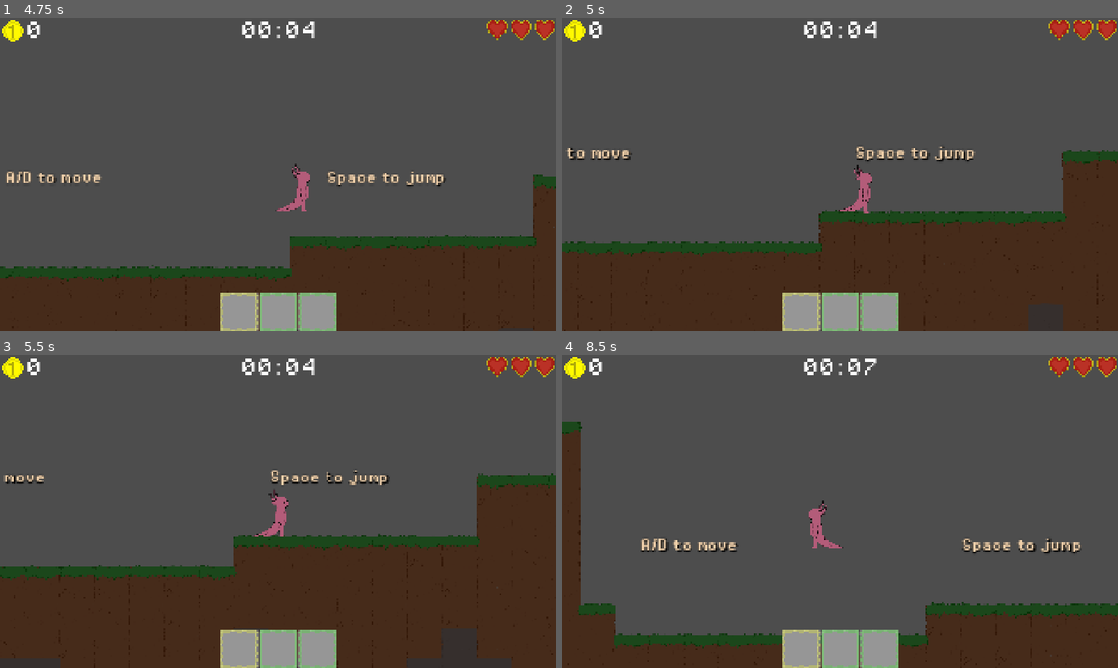
Above: before the commit, frames 1-4 (two rows, left to right).
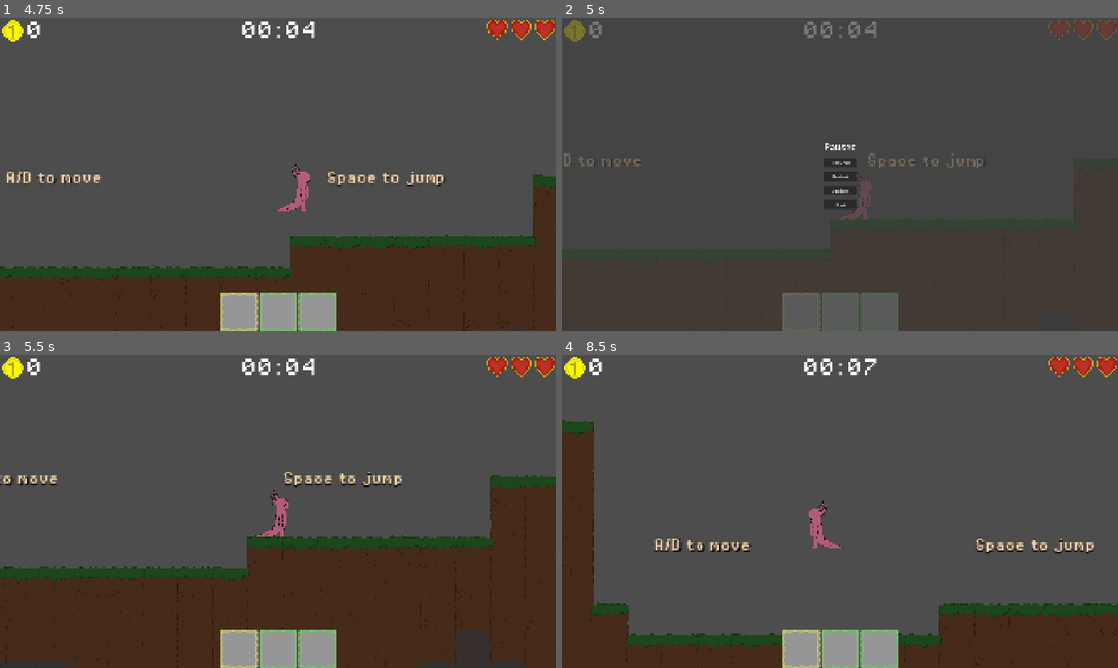
Above: after the commit, the same moments.

Repository: AzureLeaf0/GameJam
Game: Godot game, scene res://scenes/main_menu.tscn
The game is run twice, just before and just after one commit, with the same random seed, the same clock (stepped at 60 frames per second) and the same inputs.
Inputs (mouse positions are in pixels of both pictures, inside the frame that each line leads up to):
- Up to frame 1 (4.75 s): click (166, 230) at 0.5 s; tap Enter every 0.75 s from 1.25 to 4.25 s; move the mouse to (400, 158) at 1.27 s; hold Right (move_right) 1.28-2.78 s; tap E (Interact) at 1.35, 3.6 s; tap Space (jump) at 1.52, 2.27, 3.77, 4.52 s; move the mouse to (166, 190) at 2.02 s; click (166, 190) at 2.1 s; move the mouse to (333, 105) at 2.77 s; hold Left (move_left) 2.78-3.53 s; right-click (333, 105) at 2.85 s; move the mouse to (250, 237) at 3.52 s; hold Right (move_right) from 3.53 s (still down); move the mouse to (444, 221) at 4.27 s; click (444, 221) at 4.35 s
- Up to frame 2 (5 s): keep holding Right (move_right); tap Escape (pause) at 4.9 s
- Up to frame 3 (5.5 s): release Right (move_right) at 5 s; click (278, 498) at 5 s, where only the run after the commit has a clickable "Resume"
- Up to frame 4 (8.5 s): tap Enter at 5.75 s; move the mouse to (673, 464) at 5.77 s; hold Left (move_left) 5.78-6.53 s; right-click (673, 464) at 5.85 s; tap Space (jump) at 6.02, 7.52, 8.27 s; move the mouse to (867, 511) at 6.52 s; hold Right (move_right) 6.53-7.28 s; tap E (Interact) at 6.6 s; move the mouse to (756, 433) at 7.27 s; hold Left (move_left) from 7.28 s (still down); click (756, 433) at 7.35 s; move the mouse to (962, 495) at 8.02 s; right-click (962, 495) at 8.1 s

Frame 1 is identical in both runs. In frame 2, 37% of the frame differs, in the area x 0-100%, y 0-100%; in frame 3, 2.8%; in frame 4, 3.8%.

Commit message:
PAUSE MENU FINALLY AHH

Diff:
--- a/gamejam/scenes/map.gd
+++ /dev/null
@@ -1,17 +0,0 @@
-extends Node2D
-
-@onready var pause_menu: Control = $PauseMenu
-
-
-func _input(event):
-	if event.is_action_pressed("pause"):
-		get_tree().paused = not get_tree().paused  # pause/toggle
-		$PauseMenu.visible = get_tree().paused     # show pause menu when paused
-
-func _on_resume_button_pressed():
-	get_tree().paused = false
-	$PauseMenu.visible = false
-
-func _on_quit_button_pressed():
-	get_tree().paused = false
-	get_tree().change_scene_to_file("res://scenes/main_menu.tscn")
--- a/gamejam/scenes/map.tscn
+++ b/gamejam/scenes/map.tscn
@@ -1,7 +1,8 @@
-[gd_scene load_steps=10 format=4 uid="uid://cho2qy4w8h5yq"]
+[gd_scene load_steps=11 format=4 uid="uid://cho2qy4w8h5yq"]
 
 [ext_resource type="PackedScene" uid="uid://bwuel0nv5xpbk" path="res://scenes/player.tscn" id="1_4xfga"]
 [ext_resource type="FontFile" uid="uid://ds2i1a7df0x" path="res://fonts/PixelOperator8-Bold.ttf" id="2_be0no"]
+[ext_resource type="PackedScene" uid="uid://cij30g4pco8e6" path="res://scenes/pause_menu.tscn" id="2_mlgqr"]
 [ext_resource type="PackedScene" uid="uid://cqy3f38omodga" path="res://scenes/kuyu.tscn" id="3_gldc4"]
 [ext_resource type="PackedScene" uid="uid://cbpfqj41oa5yb" path="res://scenes/Plants/BaloonPlantFolder/BaloonPlant.tscn" id="4_2klcf"]
 [ext_resource type="PackedScene" uid="uid://vkvoaxvwkg8q" path="res://scenes/coin.tscn" id="5_2lpho"]
@@ -12,6 +13,13 @@
 
 [node name="Map" type="Node2D"]
 
+[node name="PauseMenu" parent="." instance=ExtResource("2_mlgqr")]
+visible = true
+offset_left = 2000.0
+offset_top = -12400.0
+offset_right = 2100.0
+offset_bottom = -12400.0
+
 [node name="player" parent="." instance=ExtResource("1_4xfga")]
 position = Vector2(0, -600)
 
@@ -226,3 +234,7 @@
 
 [node name="TileMap2" parent="." instance=ExtResource("6_2lpho")]
 tile_map_data = PackedByteArray("AAD9////BAAAAAAAAAD+/wAABAABAAAAAAD//wAABAACAAAAAAAAAAAABAABAAAAAAABAAAABAABAAAAAAACAA …(3520 unchanged characters)…
+
+[node name="CanvasLayer" type="CanvasLayer" parent="."]
+
+[node name="PauseMenu" parent="CanvasLayer" instance=ExtResource("2_mlgqr")]
--- /dev/null
+++ b/gamejam/scenes/pause_menu.gd
@@ -0,0 +1,26 @@
+extends Control
+
+var _is_paused:bool = false:
+	set = set_paused
+
+func _unhandled_input(event: InputEvent) -> void:
+	if event.is_action_pressed("pause"):
+		self._is_paused = !_is_paused
+
+
+func set_paused(value:bool) -> void:
+	_is_paused = value
+	get_tree().paused = _is_paused
+	visible = _is_paused
+
+func _on_resume_pressed() -> void:
+	set_paused(false)
+
+func _on_restart_pressed() -> void:
+	pass
+
+func _on_options_pressed() -> void:
+	pass #eklencek
+
+func _on_quit_pressed() -> void:
+	get_tree().quit()
--- a/gamejam/scenes/pause_menu.tscn
+++ b/gamejam/scenes/pause_menu.tscn
@@ -1,11 +1,9 @@
-[gd_scene load_steps=2 format=3 uid="uid://b4hmvmors0uoy"]
+[gd_scene load_steps=2 format=3 uid="uid://cij30g4pco8e6"]
 
-[sub_resource type="GDScript" id="GDScript_wslke"]
-script/source = "extends Control
-"
+[ext_resource type="Script" uid="uid://cugnb538jimh6" path="res://scenes/pause_menu.gd" id="1_n87rw"]
 
 [node name="PauseMenu" type="Control"]
-process_mode = 2
+process_mode = 1
 visible = false
 layout_mode = 3
 anchors_preset = 15
@@ -13,29 +11,61 @@
 anchor_bottom = 1.0
 grow_horizontal = 2
 grow_vertical = 2
-script = SubResource("GDScript_wslke")
+script = ExtResource("1_n87rw")
 
 [node name="ColorRect" type="ColorRect" parent="."]
+process_mode = 3
 layout_mode = 1
 anchors_preset = 15
 anchor_right = 1.0
 anchor_bottom = 1.0
 grow_horizontal = 2
 grow_vertical = 2
-mouse_filter = 2
-color = Color(0, 0, 0, 0.4)
+color = Color(0.25098, 0.25098, 0.25098, 0.705882)
 
-[node name="Panel" type="Panel" parent="."]
-layout_mode = 0
-offset_right = 40.0
-offset_bottom = 40.0
+[node name="GridContainer" type="GridContainer" parent="."]
+layout_mode = 1
+anchors_preset = 8
+anchor_left = 0.5
+anchor_top = 0.5
+anchor_right = 0.5
+anchor_bottom = 0.5
+offset_left = -20.0
+offset_top = -20.0
+offset_right = 20.0
+offset_bottom = 20.0
+grow_horizontal = 2
+grow_vertical = 2
+theme_override_constants/v_separation = 16
 
-[node name="ResumeButton" type="Button" parent="Panel"]
-layout_mode = 0
-offset_right = 8.0
-offset_bottom = 8.0
+[node name="Label" type="Label" parent="GridContainer"]
+process_mode = 3
+layout_mode = 2
+theme_override_font_sizes/font_size = 32
+text = "Paused"
 
-[node name="QuitButton" type="Button" parent="Panel"]
-layout_mode = 0
-offset_right = 8.0
-offset_bottom = 8.0
+[node name="Resume" type="Button" parent="GridContainer"]
+process_mode = 3
+layout_mode = 2
+text = "Resume
+"
+
+[node name="Restart" type="Button" parent="GridContainer"]
+process_mode = 3
+layout_mode = 2
+text = "Restart"
+
+[node name="Options" type="Button" parent="GridContainer"]
+process_mode = 3
+layout_mode = 2
+text = "Options"
+
+[node name="Quit" type="Button" parent="GridContainer"]
+process_mode = 3
+layout_mode = 2
+text = "Quit"
+
+[connection signal="pressed" from="GridContainer/Resume" to="." method="_on_resume_pressed"]
+[connection signal="pressed" from="GridContainer/Restart" to="." method="_on_restart_pressed"]
+[connection signal="pressed" from="GridContainer/Options" to="." method="_on_options_pressed"]
+[connection signal="pressed" from="GridContainer/Quit" to="." method="_on_quit_pressed"]
Not shown, removed: gamejam/scenes/map.gd.uid
Not shown, added: gamejam/scenes/pause_menu.gd.uid
